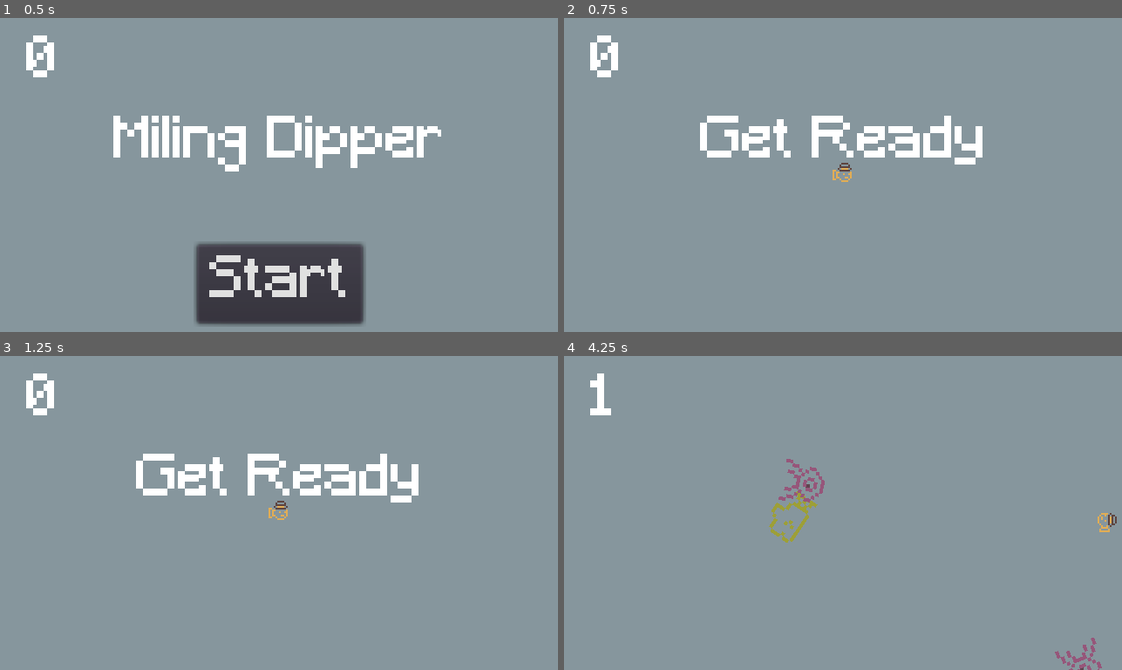
Above: before the commit, frames 1-4 (two rows, left to right).
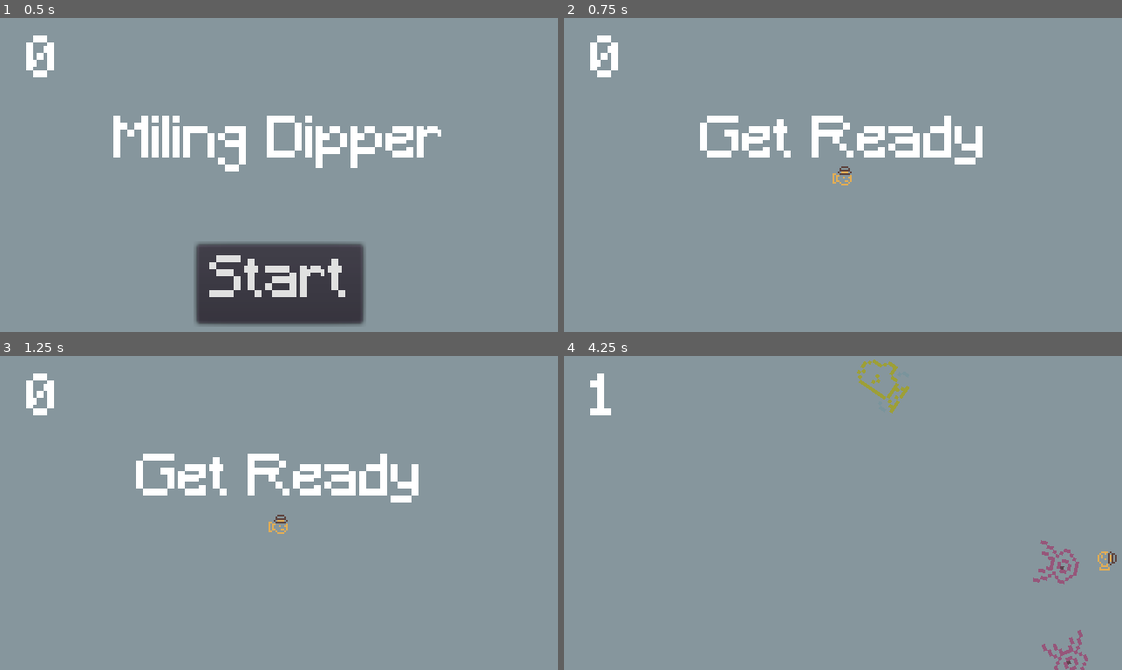
Above: after the commit, the same moments.

Repository: gabrielmadeiracamargo/Miling-Dipper
Game: Godot game, scene res://Main.tscn
Two runs of this game, one before a commit and one after it. Both use one fixed random seed, a clock stepped at 60 frames per second and the inputs below.
Inputs:
- Up to frame 1 (0.5 s): no input
- Up to frame 2 (0.75 s): click "Start" at 0.5 s
- Up to frame 3 (1.25 s): no input
- Up to frame 4 (4.25 s): hold Right (ui_right) 1.28-2.03 s; tap Enter at 2 s; hold Down (ui_down) 2.03-2.78 s; hold Right (ui_right) 2.78-3.53 s; hold Up (ui_up) from 3.53 s (still down)

Frame 1 is identical in both runs. In frame 2, 0.1% of the frame differs, in the area x 48-52%, y 46-54%; in frame 3, 0.2%; in frame 4, 1.8%, in the area x 36-100%, y 1-100%.

Commit message:
Sistemas de gravidade e vida

Diff:
--- a/HUD.gd
+++ b/HUD.gd
@@ -1,6 +1,7 @@
 extends CanvasLayer
 
 signal start_game
+signal gameover
 
 func show_message(text):
 	$Message.text = text
@@ -8,6 +9,7 @@
 	$MessageTimer.start()
 
 func show_game_over():
+	emit_signal("gameover")
 	show_message("Game Over!")
 	yield($MessageTimer, "timeout")
 	$Message.text = "Miling Dipper"
--- a/Main.gd
+++ b/Main.gd
@@ -2,16 +2,24 @@
 
 export (PackedScene) var Mob
 var score
+var life = 1
 
 func _ready():
 	randomize()
 	#new_game()
 
 func game_over():
-	$ScoreTimer.stop()
-	$MobTimer.stop()
-	$HUD.show_game_over()
-	get_tree().call_group("mobs", "queue_free")
+	life -= 1
+	$Player/AnimatedSprite.scale.x = 1
+	$Player/CollisionShape2D.scale.x = 1
+	$Player/AnimatedSprite.scale.y = 1
+	$Player/CollisionShape2D.scale.y = 1
+
+	if life <= 0:
+		$ScoreTimer.stop()
+		$MobTimer.stop()
+		$HUD.show_game_over()
+		get_tree().call_group("mobs", "queue_free")
 
 func new_game():
 	score = 0
@@ -28,17 +36,17 @@
 
 func _on_ScoreTimer_timeout():
 	score += 1
+	$HUD.update_score(score)
 	if score == 10:
-		$Player/AnimatedSprite.scale.x = 2
-		$Player/CollisionShape2D.scale.x = 2
-		$Player/AnimatedSprite.scale.y = 2
-		$Player/CollisionShape2D.scale.y = 2
-
-	$HUD.update_score(score)
+		life +=1
+		$Player/AnimatedSprite.scale.x += 1
+		$Player/CollisionShape2D.scale.x += 1
+		$Player/AnimatedSprite.scale.y += 1
+		$Player/CollisionShape2D.scale.y +=1
 
 
 func _on_MobTimer_timeout():
-	$MobPath/MobSpawnLocation.offset = randi()
+	$MobPath/MobSpawnLocation.offset = randi() * 2
 	var mob = Mob.instance()
 	add_child(mob)
 	var direction = $MobPath/MobSpawnLocation.rotation + PI / 2
--- a/Main.tscn
+++ b/Main.tscn
@@ -24,6 +24,7 @@
 
 [node name="Player" parent="." instance=ExtResource( 2 )]
 position = Vector2( -39.0398, -39.7889 )
+Main = null
 
 [node name="MobTimer" type="Timer" parent="."]
 wait_time = 0.5
@@ -48,4 +49,5 @@
 [connection signal="timeout" from="MobTimer" to="." method="_on_MobTimer_timeout"]
 [connection signal="timeout" from="ScoreTimer" to="." method="_on_ScoreTimer_timeout"]
 [connection signal="timeout" from="StartTimer" to="." method="_on_StartTimer_timeout"]
+[connection signal="gameover" from="HUD" to="Player" method="_on_HUD_gameover"]
 [connection signal="start_game" from="HUD" to="." method="new_game"]
--- a/Mob.gd
+++ b/Mob.gd
@@ -1,7 +1,7 @@
 extends RigidBody2D
 
-export var min_speed = 100
-export var max_speed = 150
+export var min_speed = 150
+export var max_speed = 200
 
 func _ready():
 	var mob_types = $AnimatedSprite.frames.get_animation_names()
--- a/Mob.tscn
+++ b/Mob.tscn
@@ -33,8 +33,10 @@
 [node name="Mob" type="RigidBody2D" groups=[
 "mobs",
 ]]
+scale = Vector2( 1.5, 1.5 )
 collision_mask = 0
-gravity_scale = 0.0
+mass = 0.1
+gravity_scale = 0.7
 script = ExtResource( 7 )
 __meta__ = {
 "_edit_group_": true
@@ -44,7 +46,6 @@
 scale = Vector2( 2, 2 )
 frames = SubResource( 1 )
 animation = "suamae"
-frame = 1
 playing = true
 
 [node name="CollisionShape2D" type="CollisionShape2D" parent="."]
--- a/Player.gd
+++ b/Player.gd
@@ -1,6 +1,8 @@
 extends Area2D
 
 signal hit
+
+export (PackedScene) var Main
 
 export var speed = 100
 var velocity2 = Vector2.ZERO
@@ -15,12 +17,12 @@
 	velocity.x = Input.get_action_strength("ui_right") - Input.get_action_strength("ui_left")
 	velocity.y = Input.get_action_strength("ui_down") - Input.get_action_strength("ui_up")
 
-	print(speed)
-	print (velocity.length())
 	if velocity.length() > 0:
 		velocity = velocity.normalized() * speed
+		velocity.y += 10
 		$AnimatedSprite.play()
 	else:
+		velocity.y += 12
 		$AnimatedSprite.stop()
 
 	position += velocity * delta
@@ -32,15 +34,23 @@
 		$AnimatedSprite.flip_v = false
 		$AnimatedSprite.flip_h = velocity.x < 0
 		$AnimatedSprite.rotation_degrees = 0
-	if velocity.y != 0:
+	if velocity.y != 0 && Input.get_action_strength("ui_down") || Input.get_action_strength("ui_up") :
 		$AnimatedSprite.rotation_degrees = 90
 		$AnimatedSprite.flip_h = velocity.y < 0
 
 
 func _on_Player_body_entered(body):
+	emit_signal("hit")
+	$CollisionShape2D.set_deferred("disabled", true)
+	yield(get_tree().create_timer(0.2), "timeout")
 	hide()
-	emit_signal("hit")
-	$CollisionShape2D.set_deferred("disabled", true) #desativar quando for seguro
+	yield(get_tree().create_timer(0.2), "timeout")
+	show()
+	yield(get_tree().create_timer(0.2), "timeout")
+	hide()
+	yield(get_tree().create_timer(0.2), "timeout")
+	$CollisionShape2D.set_deferred("disabled", false)
+	show()
 
 func start(pos): #
 	position = pos
--- a/project.godot
+++ b/project.godot
@@ -20,6 +20,7 @@
 window/size/height=180
 window/size/test_width=1280
 window/size/test_height=720
+window/handheld/orientation="portrait"
 window/stretch/mode="2d"
 window/stretch/aspect="keep"
 
@@ -54,6 +55,10 @@
  ]
 }
 
+[input_devices]
+
+pointing/emulate_touch_from_mouse=true
+
 [physics]
 
 common/enable_pause_aware_picking=true
Not shown, changed: export_presets.cfg
